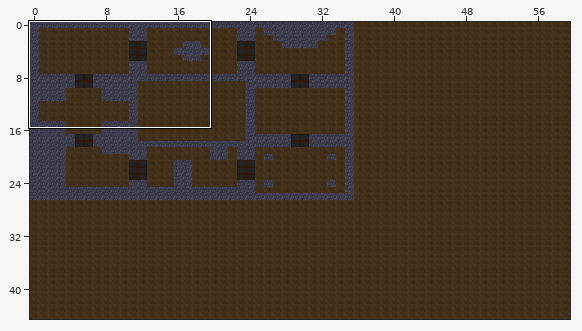
Tiled map: miJuego/Resources/piso.tmx. The first picture is a wide view before the edit; the outline marks the close-up.
Close-up. Earlier state:
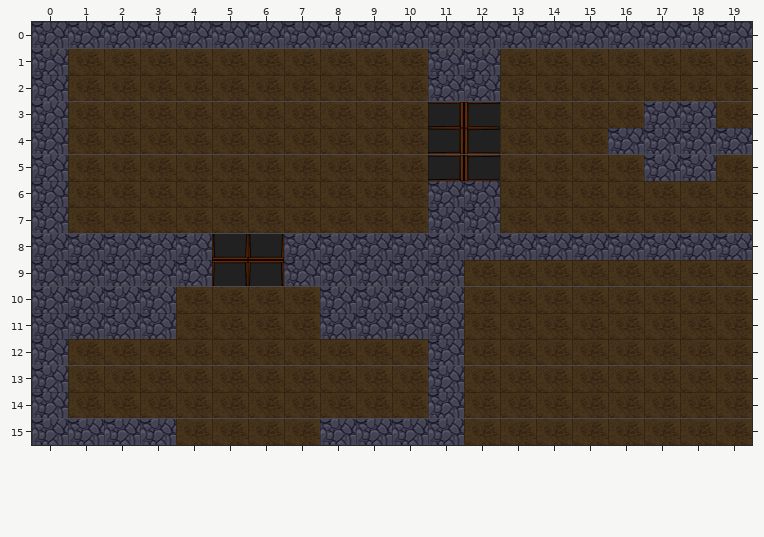
Cells are 109x80 px. Shown: x 0..19, y 0..15. The commit also changed other parts of the map, which this record leaves out.
Once edited:
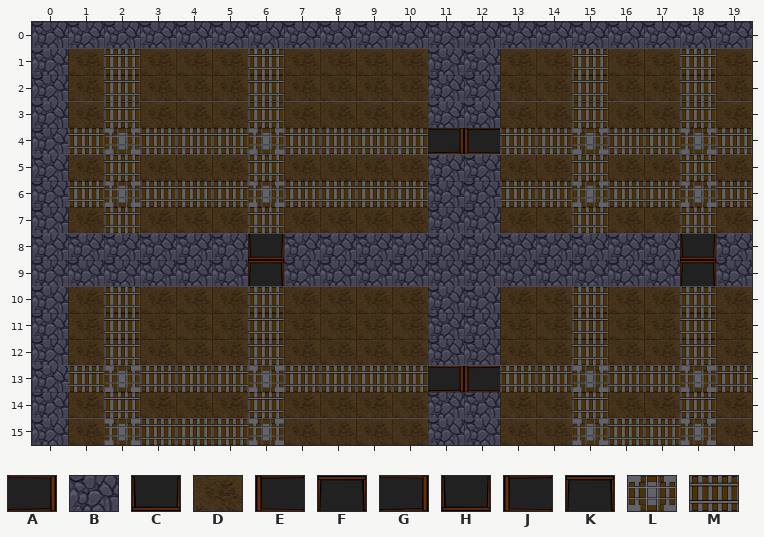
Key: from "tileset": A 0, B 1, C 2, D 3, E 4, F 5; from "tileset4": G 0 "puertaTile3", H 2 "puertaTile2", J 4 "puertaTile4", K 5 "puertaTile1", L 6 "cruce", M 7 "railes".
_ is an empty cell.
What changed:
{"where": "layer \"piso\""}
{"y":1,"x":2,"old":"D","new":"M"}
{"y":1,"x":6,"old":"D","new":"M"}
{"y":1,"x":15,"old":"D","new":"M"}
{"y":1,"x":18,"old":"D","new":"M"}
{"y":2,"x":2,"old":"D","new":"M"}
{"y":2,"x":6,"old":"D","new":"M"}
{"y":2,"x":15,"old":"D","new":"M"}
{"y":2,"x":18,"old":"D","new":"M"}
{"y":3,"x":2,"old":"D","new":"M"}
{"y":3,"x":6,"old":"D","new":"M"}
{"y":3,"x":11,"old":"AE","new":"BB"}
{"y":3,"x":15,"old":"D","new":"M"}
{"y":3,"x":17,"old":"BB","new":"DM"}
{"y":4,"x":1,"old":"DDDDDDDDDD","new":"MLMMMLMMMM"}
{"y":4,"x":13,"old":"DDDBBBB","new":"MMLMMLM"}
{"y":5,"x":2,"old":"D","new":"M"}
{"y":5,"x":6,"old":"D","new":"M"}
{"y":5,"x":11,"old":"AE","new":"BB"}
{"y":5,"x":15,"old":"D","new":"M"}
{"y":5,"x":17,"old":"BB","new":"DM"}
{"y":6,"x":1,"old":"DDDDDDDDDD","new":"MLMMMLMMMM"}
{"y":6,"x":13,"old":"DDDDDDD","new":"MMLMMLM"}
{"y":7,"x":2,"old":"D","new":"M"}
{"y":7,"x":6,"old":"D","new":"M"}
{"y":7,"x":15,"old":"D","new":"M"}
{"y":7,"x":18,"old":"D","new":"M"}
{"y":8,"x":5,"old":"C","new":"B"}
{"y":8,"x":18,"old":"B","new":"H"}
{"y":9,"x":5,"old":"F","new":"B"}
{"y":9,"x":12,"old":"DDDDDDDD","new":"BBBBBBKB"}
{"y":10,"x":1,"old":"BBB","new":"DMD"}
{"y":10,"x":6,"old":"D","new":"M"}
{"y":10,"x":8,"old":"BBB","new":"DDD"}
{"y":10,"x":12,"old":"D","new":"B"}
{"y":10,"x":15,"old":"D","new":"M"}
{"y":10,"x":18,"old":"D","new":"M"}
{"y":11,"x":1,"old":"BBB","new":"DMD"}
{"y":11,"x":6,"old":"D","new":"M"}
{"y":11,"x":8,"old":"BBB","new":"DDD"}
{"y":11,"x":12,"old":"D","new":"B"}
{"y":11,"x":15,"old":"D","new":"M"}
{"y":11,"x":18,"old":"D","new":"M"}
{"y":12,"x":2,"old":"D","new":"M"}
{"y":12,"x":6,"old":"D","new":"M"}
{"y":12,"x":12,"old":"D","new":"B"}
{"y":12,"x":15,"old":"D","new":"M"}
{"y":12,"x":18,"old":"D","new":"M"}
{"y":13,"x":1,"old":"DDDDDDDDDDBDDDDDDDD","new":"MLMMMLMMMMGJMMLMMLM"}
{"y":14,"x":2,"old":"D","new":"M"}
{"y":14,"x":6,"old":"D","new":"M"}
{"y":14,"x":12,"old":"D","new":"B"}
{"y":14,"x":15,"old":"D","new":"M"}
{"y":14,"x":18,"old":"D","new":"M"}
{"y":15,"x":1,"old":"BBBDDD","new":"DLMMML"}
{"y":15,"x":8,"old":"BBB","new":"DDD"}
{"y":15,"x":12,"old":"D","new":"B"}
{"y":15,"x":15,"old":"DDDD","new":"LMML"}
{"label":"changed","picture_box":[68,49,752,445]}
